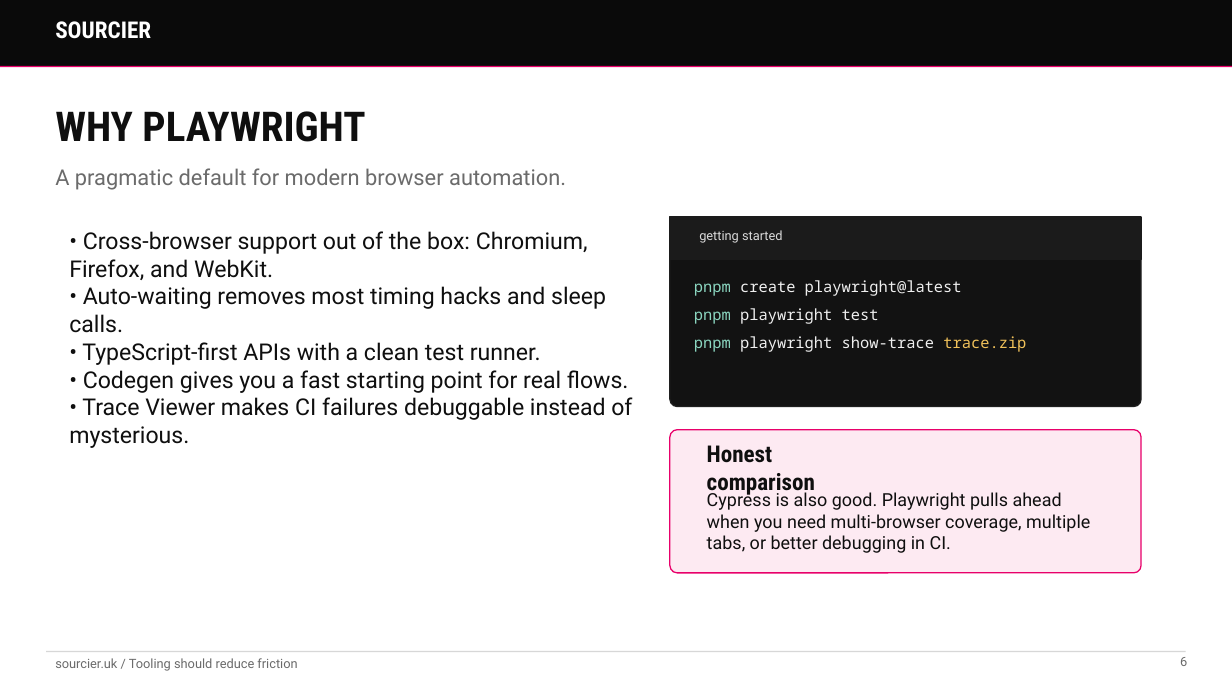
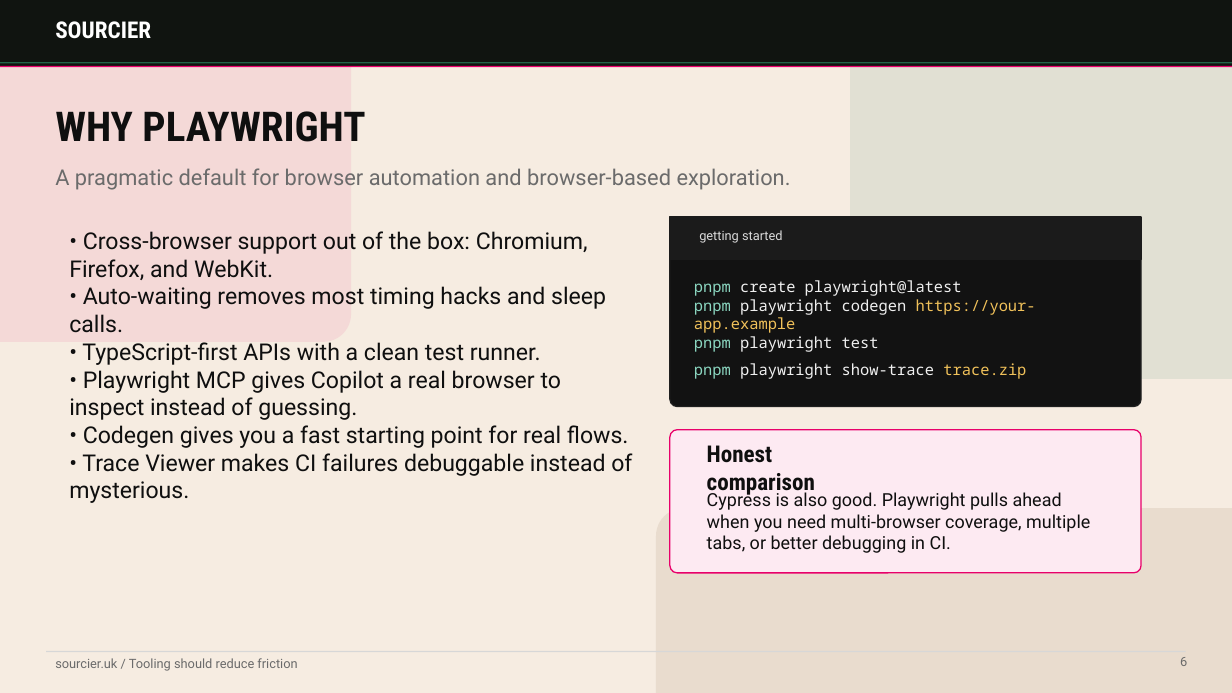
Before and after one commit to sourcier/web-sourcier.uk, a slide deck: slide 6 of public/talks/playwright-e2e-testing-talk.pptx. Drawn at 1232x693 pixels with LibreOffice and Linux fonts; fonts in the diff are those of the drawing. Boxes give left, top, right and bottom in pixels: in the first picture for what was removed or moved away, otherwise in the second. Text is boxed around its words. In the diff, an @@ line names an element or a change of style, - is before the commit and + after.

Commit message:
Enhance PowerPoint templates and update global styles for improved aesthetics and code presentation

```diff
--- a/public/talks/playwright-e2e-testing-talk.pptx
+++ b/public/talks/playwright-e2e-testing-talk.pptx
@@ background #FFFFFF to #F6ECE1 @@
@@ rectangle at bbox=[0, 0, 1232, 67]: fill #0A0A0A to #101410; outline #0A0A0A 1 pt to #101410 1 pt @@
@@ rounded rectangle added at bbox=[0, 0, 351, 342], fill #E8006A at 8% opacity @@
@@ rounded rectangle added at bbox=[850, 0, 1232, 379], fill #2A7D5B at 10% opacity @@
@@ line added from (0, 63) to (1232, 63), #2A7D5B 1 pt @@
@@ text at bbox=[55, 168, 791, 190]: text changed @@
-A pragmatic default for modern browser automation.
+A pragmatic default for browser automation and browser-based exploration.
@@ text added at bbox=[694, 299, 1036, 333], 12 pt, text #F0C15A @@
+pnpm playwright codegen https://your-app.example
@@ text "pnpm playwright test": place and size @@
-text "pnpm playwright test" at bbox=[694, 308, 879, 324]
+text "pnpm playwright test" at bbox=[694, 336, 879, 352]
@@ text at bbox=[69, 370, 561, 420]: paragraph added @@
+• Playwright MCP gives Copilot a real browser to inspect instead of guessing.
@@ text "pnpm playwright show-trace trace.zip": place and size @@
-text "pnpm playwright show-trace trace.zip" at bbox=[694, 336, 1026, 352]
+text "pnpm playwright show-trace trace.zip" at bbox=[694, 363, 1026, 379]
@@ rounded rectangle added at bbox=[656, 508, 1232, 693], fill #E5D8C9 at 76% opacity @@
```
Also in this commit, not shown: 7 other slides changed, 3 slides added, 3 slides removed, 3 other files.
